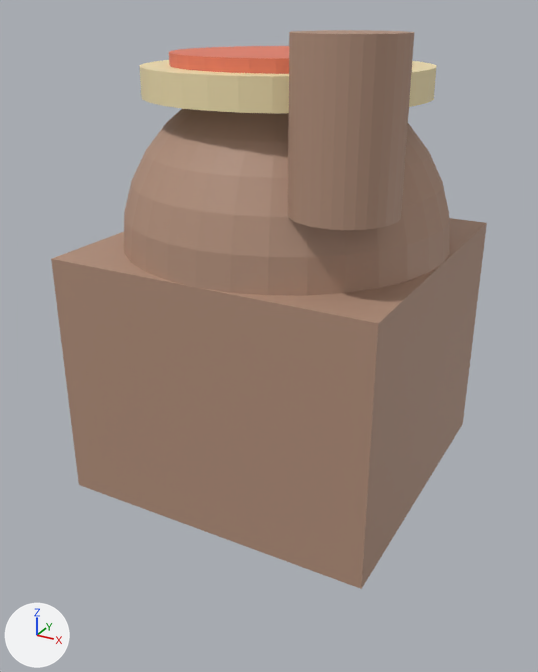
A saved change to the glTF model Assets/Resources/Snack/Towers/PizzaOven.glb.
Rendered twice from a 50 mm camera at (0.749, -1.441, 1.034) aimed at (-0.018, -0.046, 0.337). Every picture has the same lights, and +X, +Y and +Z are marked at lower left. The picture after the commit comes second. Where no turn or scale is listed for an object, it has been applied to the vertices.

The older version as bpy lines, for what is in view:
```python
me_cube_004 = bpy.data.meshes.new('Cube.004')
me_cube_004.from_pydata(...)  # a box spanning x -0.36..0.36, y -0.36..0.36, z -0.28..0.28
me_cube_004.materials.append(mat_brick)  # beige #b3907c
me_cylinder_013 = bpy.data.meshes.new('Cylinder.013')
me_cylinder_013.from_pydata(...)  # a 32-sided cylinder along z spanning x -0.1..0.1, y -0.1..0.1, z -0.15..0.15
me_cylinder_013.materials.append(mat_brick)  # beige #b3907c
me_cylinder_015 = bpy.data.meshes.new('Cylinder.015')
me_cylinder_015.from_pydata(...)  # a 32-sided cylinder along z spanning x -0.24..0.24, y -0.24..0.24, z -0.015..0.015
me_cylinder_015.materials.append(mat_sauce2)  # red #ea7c61
ob_cube = bpy.data.objects.new('Cube', me_cube_004)
ob_cube.location = (0.0, 0.0, 0.28)
ob_cylinder = bpy.data.objects.new('Cylinder', me_cylinder_013)
ob_cylinder.location = (0.24, -0.24, 0.85)
ob_cylinder_002 = bpy.data.objects.new('Cylinder.002', me_cylinder_015)
ob_cylinder_002.location = (0.0, 0.0, 0.94)
# also in view: 'Cylinder.001' at (0.0, 0.0, 0.9); 'Sphere' at (0.0, 0.0, 0.56)
```
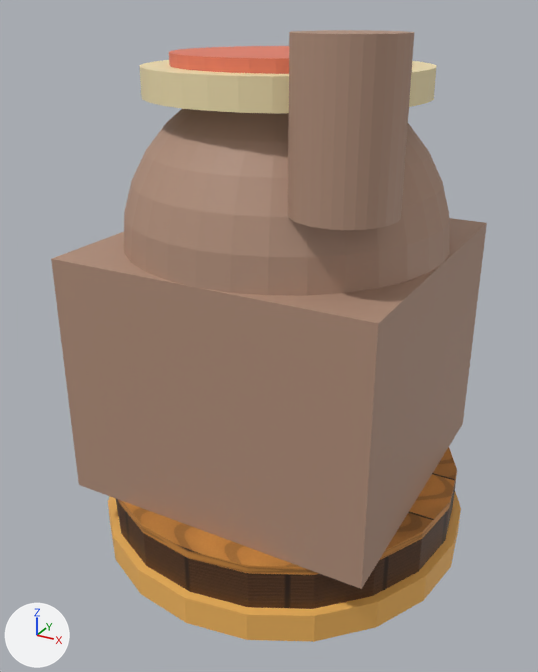
The newer file is also turned or shifted as a whole; pictures and numbers use the older file's frame.

What differs and where, as boxes (x1, y1, x2, y2) in the pictures (538 x 672 px):
'pedestal', added (brown): after (116, 447, 457, 609)
    faces in mat_woodside (picture img_woodsideband): (116, 481, 456, 609)
    faces in mat_woodtop (picture img_woodtopplanks): (118, 447, 457, 575)
'rim', added (orange): after (108, 492, 461, 642)

Edits to the bpy script that builds the scene:
```text
Add img_woodsideband:
    img_woodsideband = load_image('WoodSideBand', '_unpacked/WoodSideBand', 512, 256, 'sRGB')
Add img_woodtopplanks:
    img_woodtopplanks = load_image('WoodTopPlanks', '_unpacked/WoodTopPlanks', 512, 512, 'sRGB')
Add mat_tierorange:
    mat_tierorange = principled_material('TierOrange')
    mat_tierorange.base_color = (0.95, 0.5, 0.12)  # orange #f9bc61
Add mat_woodside:
    mat_woodside = principled_material('WoodSide')
    mat_woodside.texture = img_woodsideband
    mat_woodside.roughness = 0.55
Add mat_woodtop:
    mat_woodtop = principled_material('WoodTop')
    mat_woodtop.texture = img_woodtopplanks
    mat_woodtop.roughness = 0.55
Add me_cylinder_081:
    me_cylinder_081.from_pydata(...)  # a 20-sided cylinder along z spanning x -0.45..0.45, y -0.45..0.45, z -0.035..0.035
    me_cylinder_081.materials.append(mat_tierorange)  # orange #f9bc61
Add me_cylinder_079:
    me_cylinder_079.from_pydata(...)  # 60 vertices, 152 faces; spans x -0.43..0.43, y -0.43..0.43, z -0.045..0.065
    # faces by material slot: [76, 76]
    me_cylinder_079.materials.append(mat_woodside)  # picture img_woodsideband
    me_cylinder_079.materials.append(mat_woodtop)  # picture img_woodtopplanks
Add ob_rim:
    ob_rim = bpy.data.objects.new('rim', me_cylinder_081)
    ob_rim.location = (0.0, 0.0, -0.145)
Add ob_pedestal:
    ob_pedestal = bpy.data.objects.new('pedestal', me_cylinder_079)
    ob_pedestal.location = (0.0, 0.0, -0.065)
```
